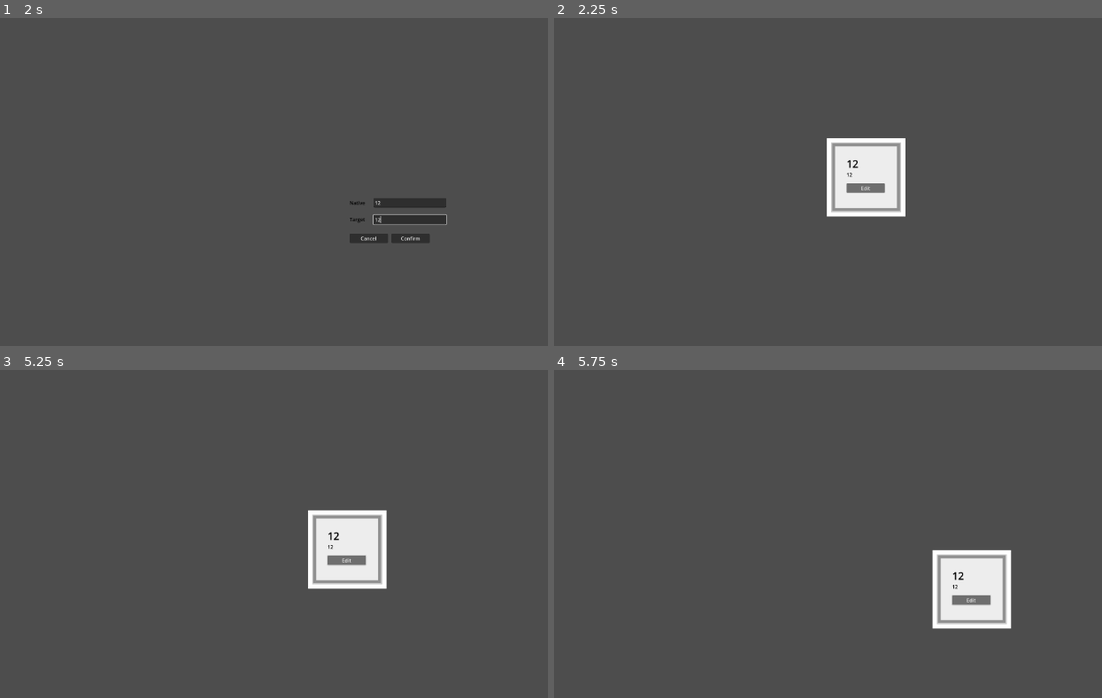
Above: before the commit, frames 1-4 (two rows, left to right).
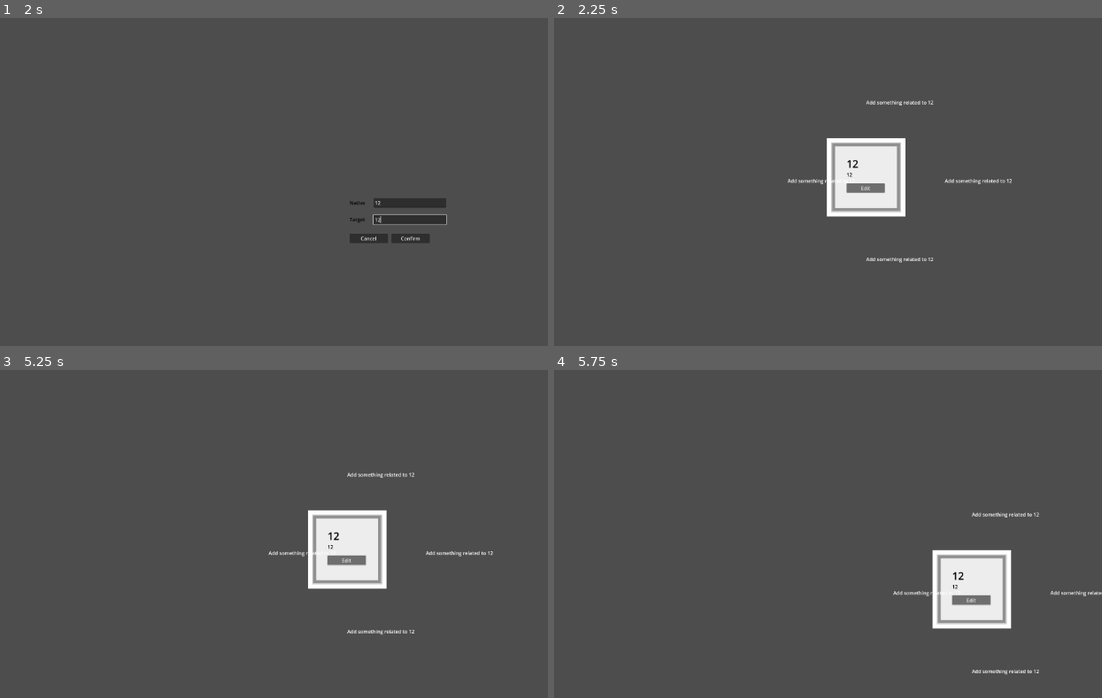
Above: after the commit, the same moments.

Repository: koljapluemer/vocab-city
Game: Godot game, scene res://scenes/map.tscn
Two runs of this game, one before a commit and one after it. Both use one fixed random seed, a clock stepped at 60 frames per second and the inputs below.
Inputs (mouse positions are in pixels of both pictures, inside the frame that each line leads up to):
- Up to frame 1 (2 s): tap Enter at 0.5 s; move the mouse to (350, 195) at 0.52 s; right-click (350, 195) at 0.6 s; click (350, 195) at 0.67 s; click (411, 201) at 1.27 s; type "12" at 1.35 s; click (411, 218) at 1.5 s; type "12" at 1.58 s
- Up to frame 2 (2.25 s): click "Confirm" at 2 s
- Up to frame 3 (5.25 s): click "Edit" at 2.75 s; click "Edit" at 3.5 s; click "Edit" at 4.25 s; tap Space at 5 s; drag from (54, 589) to (158, 648) at 5.02 s
- Up to frame 4 (5.75 s): no input

Frame 1 is identical in both runs. In frame 2, 0.4% of the frame differs, in the area x 42-84%, y 25-75%; in frame 3, 0.4%; in frame 4, 0.3%.

Commit message:
add basic POC for prompts on empty tiles

Diff:
--- a/scenes/map.gd
+++ b/scenes/map.gd
@@ -2,7 +2,9 @@
 
 var prefabVocabUI = load("res://scenes/prefabs/InterfaceVocab.tscn")
 var dialogPrefab = load("res://scenes/prefabs/NewWordDialog.tscn")
+var prefabTilePrompt = load("res://scenes/prefabs/TilePrompt.tscn")
 var vocabs = []
+var marks = []
 
 var editModeActive = false
 var activeMapCoords
@@ -18,7 +20,6 @@
 			editModeActive = true
 
 			open_dialog(pos.x, pos.y)
-			save_vocabs()
 		else:
 			delete_tile(get_global_mouse_position())
 
@@ -33,6 +34,13 @@
 			vocabs.erase(vocab)
 			save_vocabs()
 	set_cell(0, mapPos, 0, Vector2(-1, -1))
+
+
+func get_vocab_from_map_pos(pos):
+	for vocab in vocabs:
+		if (vocab.map_x == pos.x && vocab.map_y == pos.y):
+			return vocab
+	return null
 
 func close_dialog():
 	editModeActive = false
@@ -58,6 +66,7 @@
 	var native_word = get_node("NewWordDialog").get_node("EditNative").text
 	var target_word =  get_node("NewWordDialog").get_node("EditTarget").text
 	add_vocab_node(native_word, target_word, activeMapCoords.x, activeMapCoords.y)
+	save_vocabs()
 	close_dialog()
 
 func is_tile_free(mapPos):
@@ -83,7 +92,46 @@
 
 	set_cell(0, Vector2(x, y), 0, Vector2(0,0))
 
+	mark_neighbor_tiles(Vector2(x, y))
 
+
+func mark_neighbor_tiles(pos):
+	var neighbor_positions = [
+		Vector2(pos.x + 1, pos.y),
+		Vector2(pos.x - 1, pos.y),
+		Vector2(pos.x, pos.y + 1),
+		Vector2(pos.x, pos.y -1),
+	]
+	for p in neighbor_positions:
+		var words = analyze_neighbors(p)
+		if len(words) > 0:
+			var prompt_string = "Add something related to "
+			var i = 0
+			for word in words:
+				if i > 0:
+					prompt_string += " and "
+				prompt_string += word
+				i += 1
+			print("prompt string:", prompt_string)
+			var prompt = prefabTilePrompt.instantiate()
+			prompt.position = map_to_local(p)
+			prompt.text = prompt_string
+			add_child(prompt)
+
+
+func analyze_neighbors(pos):
+	var neighboring_words = []
+	var positions_to_check = [
+		Vector2(pos.x + 1, pos.y),
+		Vector2(pos.x - 1, pos.y),
+		Vector2(pos.x, pos.y + 1),
+		Vector2(pos.x, pos.y -1),
+	]
+	for p in positions_to_check:
+		var vocab = get_vocab_from_map_pos(p)
+		if vocab:
+			neighboring_words.append(vocab.target_word)
+	return neighboring_words
 
 
 func save_vocabs():
@@ -92,6 +140,8 @@
 	for vocab in vocabs:
 		var json_string = JSON.stringify(vocab.as_json())
 		save_game.store_line(json_string)
+
+	print("Game Saved.")
 
 
 func load_vocabs():
--- /dev/null
+++ b/scenes/prefabs/TilePrompt.tscn
@@ -0,0 +1,4 @@
+[gd_scene format=3 uid="uid://ytya6ehnoqxs"]
+
+[node name="TilePrompt" type="Label"]
+text = "do something :("
Not shown, changed: README.md
